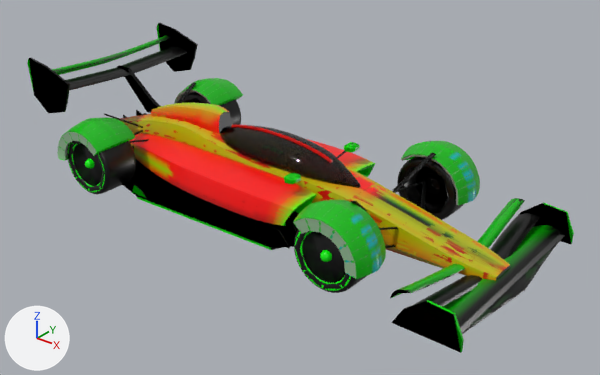
What one commit did to the glTF model assets/vehicles/kestrel/kestrel.glb.
Camera for both pictures: a 50 mm lens placed at (5.2, -5.87, 3.95), pointed at (0.5, 0.0, 0.31). Arrows for +X, +Y and +Z are at lower left; the lights stay in place. The older version comes first. Where no turn or scale is listed for an object, it has been applied to the vertices. Vertices at exactly the same position are counted once.

Script lines for the objects in view, before the commit:
```python
me_mesh_0 = bpy.data.meshes.new('Mesh_0')
me_mesh_0.from_pydata(...)  # 15591 vertices, 30934 faces; spans x 0.0..5.45, y -2.2..0.0, z 0.39..1.65
me_mesh_0.materials.append(mat_livery)
me_mesh_14 = bpy.data.meshes.new('Mesh_14')
me_mesh_14.from_pydata(...)  # 97 vertices, 168 faces; spans x 2.16..2.84, y -1.27..-0.93, z 0.0..0.68
me_mesh_14.materials.append(mat_livery)
me_mesh_17 = bpy.data.meshes.new('Mesh_17')
me_mesh_17.from_pydata(...)  # 97 vertices, 168 faces; spans x 2.16..2.84, y -1.31..-0.89, z 0.0..0.68
me_mesh_17.materials.append(mat_livery)
ob_mesh_0 = bpy.data.objects.new('Mesh_0', me_mesh_0)
ob_mesh_0.location = (-2.5, 1.1, -0.34)
ob_mesh_14 = bpy.data.objects.new('Mesh_14', me_mesh_14)
ob_mesh_14.location = (-0.95, 1.93, 0.0)
ob_mesh_17 = bpy.data.objects.new('Mesh_17', me_mesh_17)
ob_mesh_17.location = (-4.05, 0.27, 0.0)
# also in view: 'Mesh_12' at (0.22, 0.0, 0.68); 'Mesh_5' at (-1.55, -0.83, 0.34); 'Mesh_6' at (0.22, 0.0, 0.68); 'Mesh_15' at (1.55, -0.83, 0.34); 'Mesh_1' at (0.29, 0.0, 0.63)
```
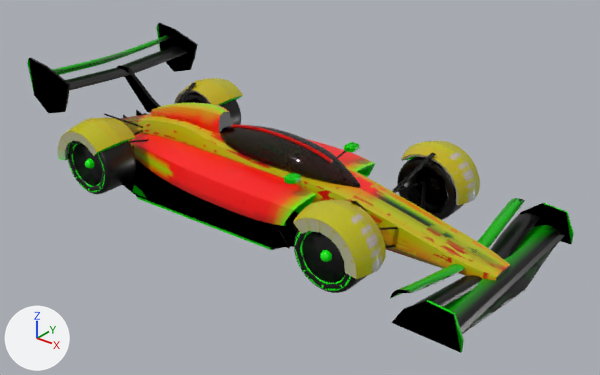
Diff of the bpy script that builds the scene:
```diff
--- a/assets/vehicles/kestrel/kestrel.glb.py
+++ b/assets/vehicles/kestrel/kestrel.glb.py
@@ me_mesh_0 @@
 me_mesh_0.from_pydata(...)  # 15591 vertices, 30934 faces; spans x 0.0..5.45, y -2.2..0.0, z 0.39..1.65
 # used by ob_mesh_0; location = (-2.5, 1.1, -0.34)
+# me_mesh_0 part 1: 4980 faces centred in x 0.5..4.5, y -2.2..0.0, z 0.66..1.13 are repainted in the vertex colours; the middle colour goes from green #00b900 to yellow #beb900
 me_mesh_0.materials.append(mat_livery)
```

Changed parts and their boxes [x1, y1, x2, y2] in the pictures (600 x 375 px):
part 1 of me_mesh_0, recoloured: [58, 78, 480, 279] in both
